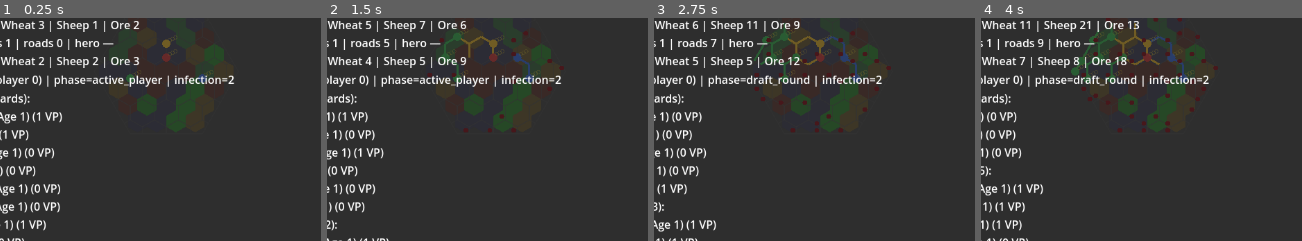
Above: before the commit, frames 1-4 (left to right).
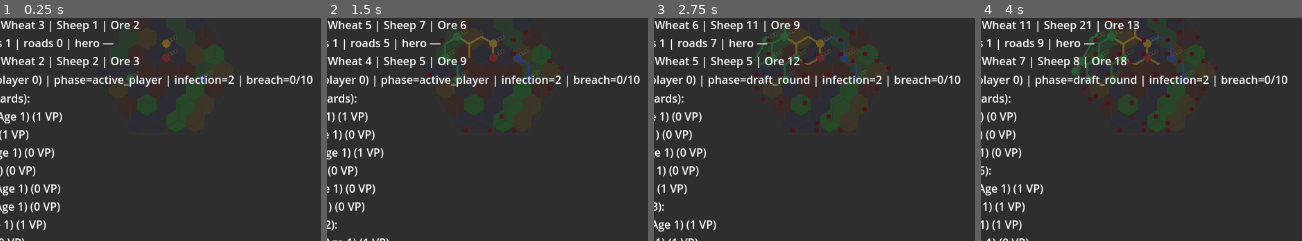
Above: after the commit, the same moments.

Repository: Joesalmon1985/Gods-and-Wizards
Game: Godot game, scene res://run_modes/strategic_play_2d_mode.tscn
The game is run twice, just before and just after one commit, with the same random seed, the same clock (stepped at 60 frames per second) and the same inputs. This scene is started directly instead of the project's main scene.
Inputs:
- Up to frame 1 (0.25 s): no input
- Up to frame 2 (1.5 s): tap Enter (ui_accept) at 0.5, 0.77, 1.25 s; hold D 0.53-1.28 s; tap N at 0.6 s; hold S from 1.28 s (still down); tap Space at 1.35 s
- Up to frame 3 (2.75 s): tap Enter (ui_accept) at 1.52, 2 s; release S at 2.03 s; hold D from 2.03 s (still down); tap Keypad Enter at 2.1 s
- Up to frame 4 (4 s): tap Enter (ui_accept) at 2.75, 3.02, 3.5, 3.77 s; release D at 2.78 s; hold W 2.78-3.53 s; tap R at 2.85 s; hold A from 3.53 s (still down); tap B at 3.6 s
The pictures show only the part of the screen within x 19-69%, y 43-93%; the shares and areas given below are measured in that part.

The runs differ from the first frame. In frame 1, 0.4% of the frame differs, in the area x 74-98%, y 25-31%; in frame 2, 0.4%; in frame 3, 0.5%, in the area x 72-96%, y 25-31%; in frame 4, 0.5%.

Commit message:
Fix breach visibility in play mode and playthrough replay.
Add forced deterministic breach scenario test; track breach/demon totals
per replay step in EventLogReplay and playthrough CSV; show breach on 2D
play status line. Core SpreadRules unchanged.

Co-authored-by: Cursor <cursoragent@cursor.com>

Diff:
--- a/godot_game/core/export/playthrough_csv_exporter.gd
+++ b/godot_game/core/export/playthrough_csv_exporter.gd
@@ -51,7 +51,7 @@
 		row["event_summary"] = EventSummary.summarize_event_entry(entry_type, payload, state)
 		row["city_count"] = str(replayed.get("cities", []).size())
 		row["road_count"] = str(replayed.get("roads", []).size())
-		row["demon_breach_info"] = _demon_breach_info(state)
+		row["demon_breach_info"] = _demon_breach_info(replayed)
 		row["score"] = _scores_summary(replayed)
 		row["player_resources"] = _resources_summary(replayed)
 
@@ -139,11 +139,11 @@
 	return "|".join(parts)
 
 
-static func _demon_breach_info(state: GameState) -> String:
-	var demon_total := 0
-	for key in state.demon_counts_by_node.keys():
-		demon_total += int(state.demon_counts_by_node[key])
-	return "breach=%d,demons=%d" % [state.breach_count, demon_total]
+static func _demon_breach_info(replayed: Dictionary) -> String:
+	return "breach=%d,demons=%d" % [
+		int(replayed.get("breach_count", 0)),
+		int(replayed.get("total_demons", 0)),
+	]
 
 
 static func _vertex_key(vertex_data) -> String:
--- a/godot_game/core/history/event_log_replay.gd
+++ b/godot_game/core/history/event_log_replay.gd
@@ -12,6 +12,8 @@
 		"players": _players_data(state),
 		"cities": _cities_data(state),
 		"roads": _roads_data(state),
+		"breach_count": state.breach_count,
+		"total_demons": _total_demons(state),
 	}
 
 
@@ -92,6 +94,8 @@
 		"players": players_copy,
 		"cities": cities_copy,
 		"roads": roads_copy,
+		"breach_count": int(baseline.get("breach_count", 0)),
+		"total_demons": int(baseline.get("total_demons", 0)),
 	}
 
 
@@ -112,6 +116,12 @@
 			view["round_number"] = payload.get("round", view["round_number"])
 		"victory_points_changed":
 			_apply_victory_points_changed(view, payload)
+		"breach":
+			view["breach_count"] = int(payload.get("breach_count", view.get("breach_count", 0)))
+		"demon_spread":
+			view["total_demons"] = int(view.get("total_demons", 0)) + int(payload.get("amount", 0))
+		"demons_cleared":
+			view["total_demons"] = maxi(0, int(view.get("total_demons", 0)) - int(payload.get("cleared_count", 0)))
 		_:
 			pass
 
@@ -220,6 +230,13 @@
 			]
 		"game_over":
 			return "winner P%d (%s)" % [payload.get("winner_id", -1), payload.get("reason", "")]
+		"breach":
+			return "breach total %d" % int(payload.get("breach_count", 0))
+		"demon_spread":
+			return "demon +%d at %s" % [
+				int(payload.get("amount", 0)),
+				_vertex_summary(payload.get("to_node", {})),
+			]
 		_:
 			return ""
 
@@ -239,3 +256,10 @@
 
 static func _hex_summary(hex_data: Dictionary) -> String:
 	return "%d,%d" % [hex_data.get("q", 0), hex_data.get("r", 0)]
+
+
+static func _total_demons(state: GameState) -> int:
+	var total := 0
+	for key in state.demon_counts_by_node.keys():
+		total += int(state.demon_counts_by_node[key])
+	return total
--- a/godot_game/run_modes/strategic_play_2d_mode.gd
+++ b/godot_game/run_modes/strategic_play_2d_mode.gd
@@ -81,10 +81,12 @@
 		if _session.finished:
 			_status_label.text = "Game over."
 		elif _session.is_waiting_for_human():
-			_status_label.text = "Waiting for human (player %d) | phase=%s | infection=%d" % [
+			_status_label.text = "Waiting for human (player %d) | phase=%s | infection=%d | breach=%d/%d" % [
 				human_player_id,
 				summary.get("phase", "?"),
 				int(summary.get("infection_rate", 0)),
+				int(summary.get("breach_count", 0)),
+				int(summary.get("breach_limit", GameConstants.BREACH_LIMIT)),
 			]
 		else:
 			_status_label.text = "Bots playing..."
--- /dev/null
+++ b/godot_game/tests/test_forced_breach_scenario.gd
@@ -0,0 +1,133 @@
+class_name TestForcedBreachScenario
+extends RefCounted
+
+static func run(test_assert: TestAssert) -> void:
+	_test_core_end_turn_forced_breach(test_assert)
+	_test_session_end_turn_records_breach(test_assert)
+	_test_audit_view_model_exposes_breach(test_assert)
+	_test_play_summary_shows_breach(test_assert)
+	_test_playthrough_breach_row_visible(test_assert)
+
+
+static func _test_core_end_turn_forced_breach(test_assert: TestAssert) -> void:
+	var setup := _forced_breach_setup()
+	var state: GameState = setup["state"]
+	var node: BoardNode = setup["node"]
+	var breach_before := state.breach_count
+	var end_turn := _end_turn_action(state)
+	var events := ActionRules.apply(state, end_turn)
+
+	test_assert.eq(SetupRules.get_demon_count(state, node), 3, "capped node should stay at 3 demons")
+	test_assert.eq(state.breach_count, breach_before + 1, "breach_count should increment by exactly 1")
+	test_assert.check(_has_breach_event(events), "END_TURN spread should emit BreachEvent")
+
+
+static func _test_session_end_turn_records_breach(test_assert: TestAssert) -> void:
+	var session := _session_after_forced_breach_end_turn(test_assert)
+	test_assert.eq(session.state.breach_count, 1, "session state should reflect breach increment")
+	test_assert.check(_events_include_breach(session.events), "session event log should include breach")
+
+
+static func _test_audit_view_model_exposes_breach(test_assert: TestAssert) -> void:
+	var session := _session_after_forced_breach_end_turn(test_assert)
+	var model := StrategicAuditViewModel.build(session)
+	test_assert.eq(int(model.get("breach_count", -1)), 1, "audit view-model should expose updated breach_count")
+	var header: String = str(model.get("header_text", ""))
+	test_assert.check(header.contains("Breach: 1"), "audit header should show breach count")
+
+
+static func _test_play_summary_shows_breach(test_assert: TestAssert) -> void:
+	var setup := _forced_breach_setup()
+	var state: GameState = setup["state"]
+	var end_turn := _end_turn_action(state)
+	var events := ActionRules.apply(state, end_turn)
+	var lines := EventSummary.summarize_events(events, state)
+	test_assert.check(_lines_contain(lines, "underworld breach"), "event summary should describe breach")
+	test_assert.check(_lines_contain(lines, "total breaches: 1"), "event summary should show breach total")
+
+	var log_line := EventSummary.summarize_event_entry("breach", {"breach_count": 1}, state)
+	test_assert.check(log_line.contains("underworld breach"), "breach log entry should be readable")
+
+
+static func _test_playthrough_breach_row_visible(test_assert: TestAssert) -> void:
+	var session := _session_after_forced_breach_end_turn(test_assert)
+	var rows := PlaythroughCsvExporter.build_rows(session)
+	var breach_row: Dictionary = {}
+	for row in rows:
+		if str(row.get("event_type", "")) == "breach":
+			breach_row = row
+			break
+
+	test_assert.check(not breach_row.is_empty(), "playthrough should include a breach row")
+	test_assert.check(
+		str(breach_row.get("event_summary", "")).contains("underworld breach"),
+		"playthrough breach row should have readable summary"
+	)
+	test_assert.eq(
+		str(breach_row.get("demon_breach_info", "")),
+		"breach=1,demons=3",
+		"playthrough breach row should show replayed breach and demon totals"
+	)
+
+
+static func _session_after_forced_breach_end_turn(test_assert: TestAssert) -> BotGameSession:
+	var setup := _forced_breach_setup()
+	var session := BotGameSession.start_one_human_three_bots(5551, 0)
+	session.state = setup["state"]
+	session.events.clear()
+	session.event_log = EventLog.new()
+	session.replay_baseline = EventLogReplay.capture_baseline(session.state)
+	session.waiting_for_human = true
+	session.waiting_for_draft = false
+	session.finished = false
+	var applied := session.submit_human_action(_end_turn_action(session.state))
+	test_assert.check(not applied.is_empty(), "human END_TURN should apply through session API")
+	test_assert.check(_events_include_breach(applied), "session should return BreachEvent from END_TURN")
+	return session
+
+
+static func _forced_breach_setup() -> Dictionary:
+	var state := ScenarioBuilder.build_bot_ready_game(5551)
+	GameStartRules.start_game(state)
+	var node := _pick_infection_target_node(state)
+	SetupRules.set_demon_count(state, node, 3)
+	state.breach_count = 0
+	state.infection_rate = 1
+	state.infection_draw_pile = [node.to_key()]
+	state.infection_discard_pile.clear()
+	return {"state": state, "node": node}
+
+
+static func _pick_infection_target_node(state: GameState) -> BoardNode:
+	for node in state.board.get_all_nodes_sorted():
+		if state.cities_by_vertex.has(node.to_key()):
+			continue
+		if state.heroes_by_node.has(node.to_key()):
+			continue
+		return node
+	return state.board.get_all_nodes_sorted()[0]
+
+
+static func _end_turn_action(state: GameState) -> GameAction:
+	for action in LegalActionQuery.get_legal_actions_sorted(state):
+		if action.kind == ActionKind.Kind.END_TURN:
+			return action
+	return state.action_space.get_action(0)
+
+
+static func _has_breach_event(events: Array) -> bool:
+	for event in events:
+		if event is BreachEvent:
+			return true
+	return false
+
+
+static func _events_include_breach(events: Array) -> bool:
+	return _has_breach_event(events)
+
+
+static func _lines_contain(lines: Array, fragment: String) -> bool:
+	for line in lines:
+		if fragment in str(line):
+			return true
+	return false
--- a/godot_game/tests/test_registry.gd
+++ b/godot_game/tests/test_registry.gd
@@ -34,6 +34,7 @@
 		{"category": CATEGORY_INTEGRATION, "name": "TestInfectionDeckSpread", "module": TestInfectionDeckSpread},
 		{"category": CATEGORY_INTEGRATION, "name": "TestCityDemonOccupation", "module": TestCityDemonOccupation},
 		{"category": CATEGORY_INTEGRATION, "name": "TestBreachEnd", "module": TestBreachEnd},
+		{"category": CATEGORY_INTEGRATION, "name": "TestForcedBreachScenario", "module": TestForcedBreachScenario},
 		{"category": CATEGORY_INTEGRATION, "name": "TestDevelopmentBuild", "module": TestDevelopmentBuild},
 		{"category": CATEGORY_UNIT, "name": "TestDevelopmentEffectEngine", "module": TestDevelopmentEffectEngine},
 		{"category": CATEGORY_INTEGRATION, "name": "TestDevelopmentPerCardCost", "module": TestDevelopmentPerCardCost},
Not shown, added: godot_game/tests/test_forced_breach_scenario.gd.uid
